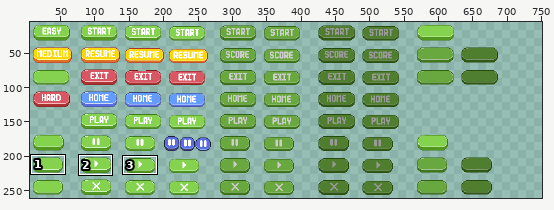
One commit to this pixel-art file: assets/button ver 2.aseprite. Above: a wide view before the commit, with the close-up outlined.
Close-up. As it was:
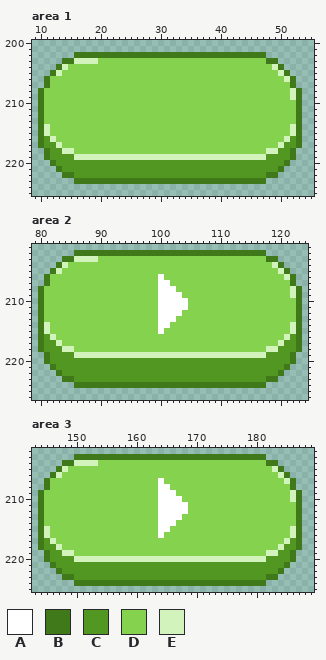
785x271 pixels, 1 frame. Colours within 5 levels of each other are drawn and written as one. Shown: area 1: x 9..55, y 200..225; area 2: x 79..124, y 201..226; area 3: x 143..189, y 202..225. The wide view leaves out empty margins. The commit also changed other parts of the picture, which this record leaves out.
Palette (. is transparent): A #ffffff  B #40791a  C #519721  D #84d24e  E #d2f3bb
And afterwards:
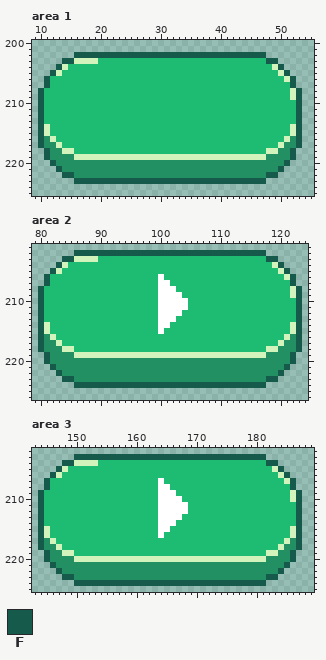
Colours new in this view: F #165a4c
Edits made:
colour C: #519721 -> #239063
colour D: #84d24e -> #1ebc73
Changed rows in their new state; - is a pixel that keeps its letter.
Area 1:
first column x 10:
202 ------FFFFFFFFFFFFFFFFFFFFFFFFFFFFFFFF------
203 ----FF--------------------------------FF----
204 ---F------------------------------------F---
205 --F--------------------------------------F--
206 -F----------------------------------------F-
207 -F----------------------------------------F-
208 F------------------------------------------F
209 F------------------------------------------F
210 F------------------------------------------F
211 F------------------------------------------F
212 F------------------------------------------F
213 F------------------------------------------F
214 F------------------------------------------F
215 F------------------------------------------F
216 F------------------------------------------F
217 F------------------------------------------F
218 -F----------------------------------------F-
219 -F----------------------------------------F-
220 --F--------------------------------------F--
221 ---F------------------------------------F---
222 ----FF--------------------------------FF----
223 ------FFFFFFFFFFFFFFFFFFFFFFFFFFFFFFFF------
Area 2:
first column x 80:
202 ------FFFFFFFFFFFFFFFFFFFFFFFFFFFFFFFF------
203 ----FF--------------------------------FF----
204 ---F------------------------------------F---
205 --F--------------------------------------F--
206 -F----------------------------------------F-
207 -F----------------------------------------F-
208 F------------------------------------------F
209 F------------------------------------------F
210 F------------------------------------------F
211 F------------------------------------------F
212 F------------------------------------------F
213 F------------------------------------------F
214 F------------------------------------------F
215 F------------------------------------------F
216 F------------------------------------------F
217 F------------------------------------------F
218 F------------------------------------------F
219 -F----------------------------------------F-
220 -F----------------------------------------F-
221 --F--------------------------------------F--
222 ---F------------------------------------F---
223 ----FF--------------------------------FF----
224 ------FFFFFFFFFFFFFFFFFFFFFFFFFFFFFFFF------
Area 3:
first column x 144:
203 ------FFFFFFFFFFFFFFFFFFFFFFFFFFFFFFFF------
204 ----FF--------------------------------FF----
205 ---F------------------------------------F---
206 --F--------------------------------------F--
207 -F----------------------------------------F-
208 -F----------------------------------------F-
209 F------------------------------------------F
210 F------------------------------------------F
211 F------------------------------------------F
212 F------------------------------------------F
213 F------------------------------------------F
214 F------------------------------------------F
215 F------------------------------------------F
216 F------------------------------------------F
217 F------------------------------------------F
218 F------------------------------------------F
219 -F----------------------------------------F-
220 -F----------------------------------------F-
221 --F--------------------------------------F--
222 ---F------------------------------------F---
223 ----FF--------------------------------FF----
224 ------FFFFFFFFFFFFFFFFFFFFFFFFFFFFFFFF------
Pixel boxes of the changes (left, top, right, bottom) in both close-ups:
changed: (38, 52, 302, 184)
changed: (38, 250, 302, 388)
changed: (38, 454, 302, 586)
